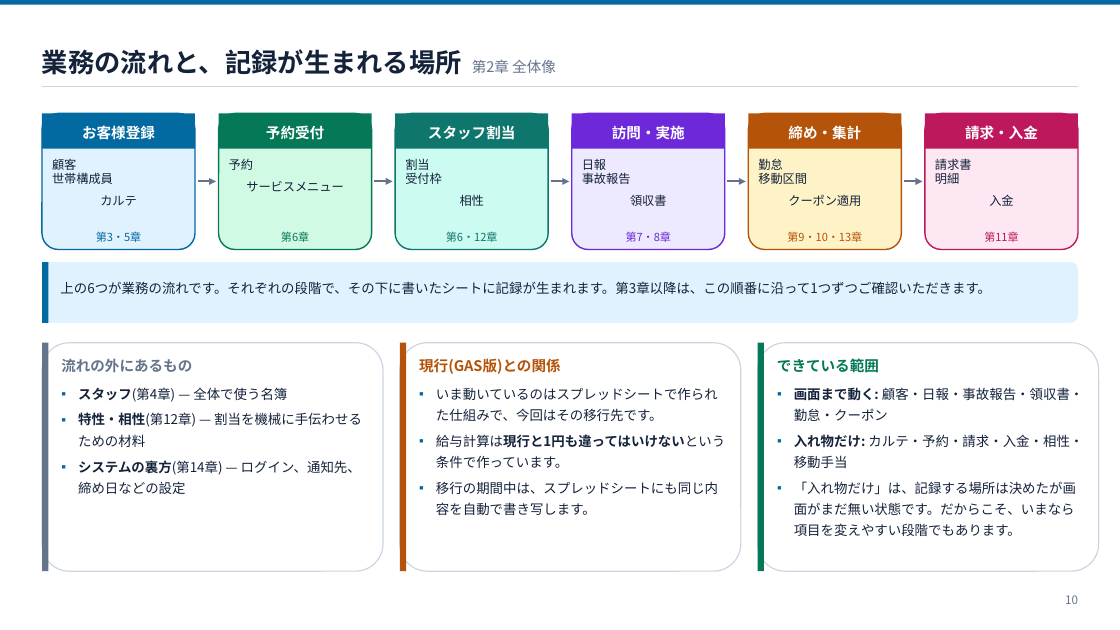
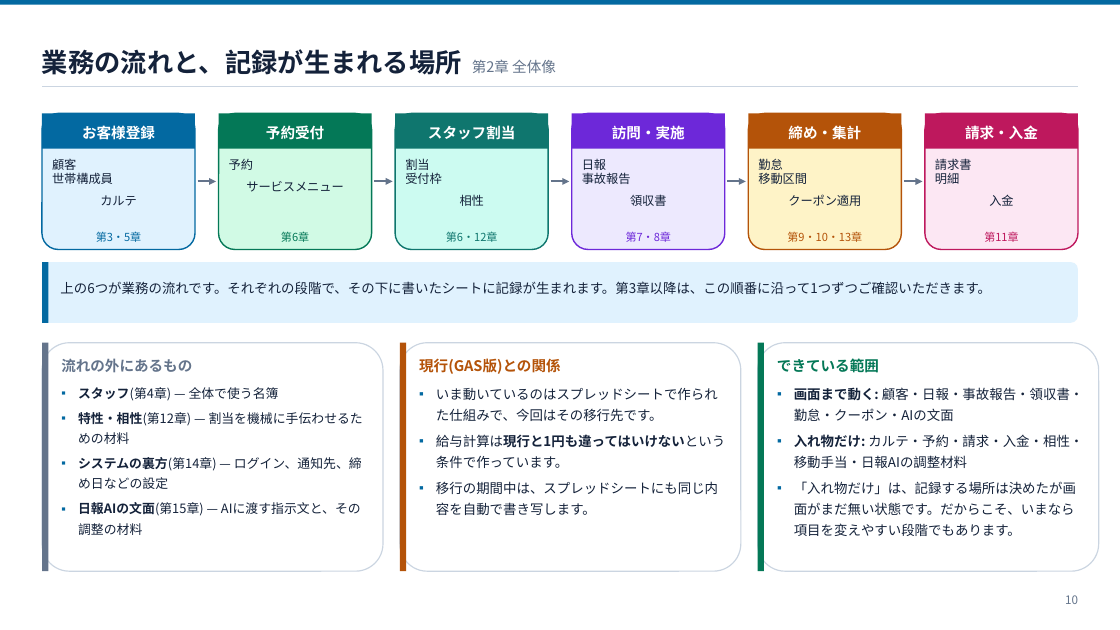
Before and after one commit to ohru131/katahimo-app, a slide deck: slide 10 of doc/slides/db-for-business.pptx. Drawn at 1120x630 pixels with LibreOffice and Linux fonts; fonts in the diff are those of the drawing. Boxes give left, top, right and bottom in pixels: in the first picture for what was removed or moved away, otherwise in the second. Text is boxed around its words. In the diff, an @@ line names an element or a change of style, - is before the commit and + after.

```diff
--- a/doc/slides/db-for-business.pptx
+++ b/doc/slides/db-for-business.pptx
@@ text at (x1=78, y1=387, x2=363, y2=489): size 11.5 to 11 pt in "スタッフ(第4章) — 全体で使う名簿", "特性・相性(第12章) — 割当を機械に手伝わせるための材料", "システムの裏方(第14章) — ログイン、通知先、締め日などの設定" @@
@@ text at (x1=794, y1=387, x2=1084, y2=468): text changed @@
-▪ 画面まで動く: 顧客・日報・事故報告・領収書・勤怠・クーポン
-▪ 入れ物だけ: カルテ・予約・請求・入金・相性・移動手当
+▪ 画面まで動く: 顧客・日報・事故報告・領収書・勤怠・クーポン・AIの文面
+▪ 入れ物だけ: カルテ・予約・請求・入金・相性・移動手当・日報AIの調整材料
@@ text at (x1=78, y1=502, x2=361, y2=535): paragraph added @@
+▪ 日報AIの文面(第15章) — AIに渡す指示文と、その調整の材料
```
Also in this commit, not shown: 14 other slides changed, 2 slides added, 7 other files.
